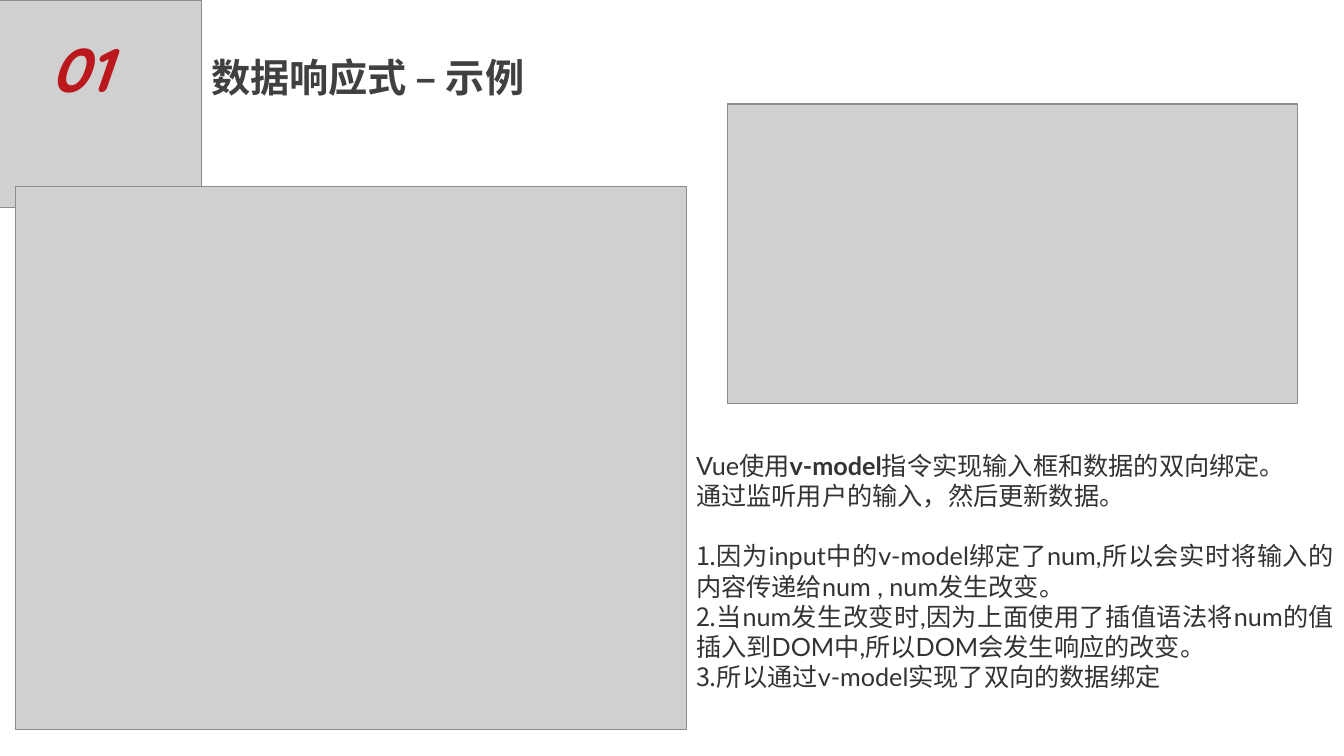
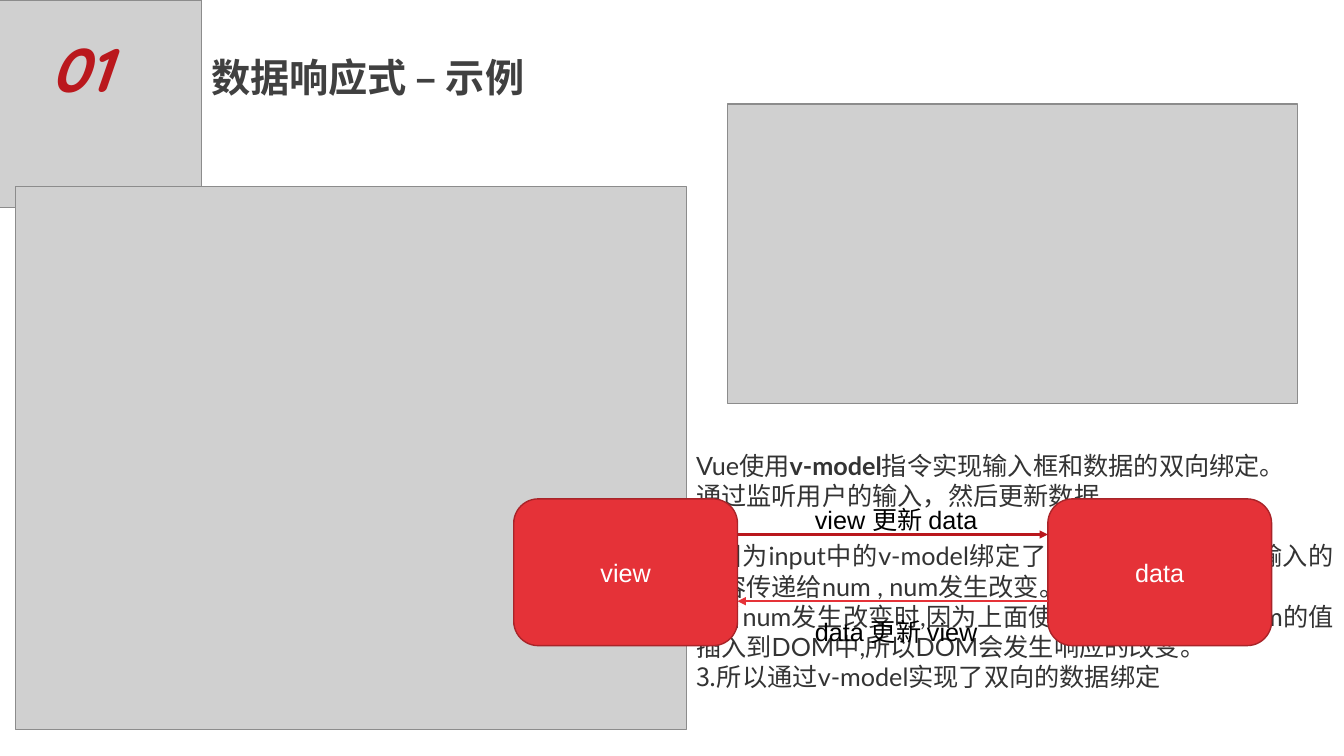
Before and after one commit to JackieDYH/DemoTest, a slide deck: slide 2 of vue测试/双向绑定/Vue双向绑定原理及实现-数据响应式原理-代应豪.pptx. Drawn at 1344x756 pixels with LibreOffice and Linux fonts; fonts in the diff are those of the drawing; grey boxes stand for pictures; background and template pictures are left out. Boxes give left, top, right and bottom in pixels: in the first picture for what was removed or moved away, otherwise in the second. Text is boxed around its words. In the diff, an @@ line names an element or a change of style, - is before the commit and + after.

Commit message:
更新ppt

```diff
--- a/vue测试/双向绑定/Vue双向绑定原理及实现-数据响应式原理-代应豪.pptx
+++ b/vue测试/双向绑定/Vue双向绑定原理及实现-数据响应式原理-代应豪.pptx
@@ group added at <box>514,499,1272,647</box>: 2 rounded rectangles, 2 arrows, 2 texts @@
+view
+data
+data 更新 view
+view 更新 data
```
Also in this commit, not shown: 8 other slides changed.
